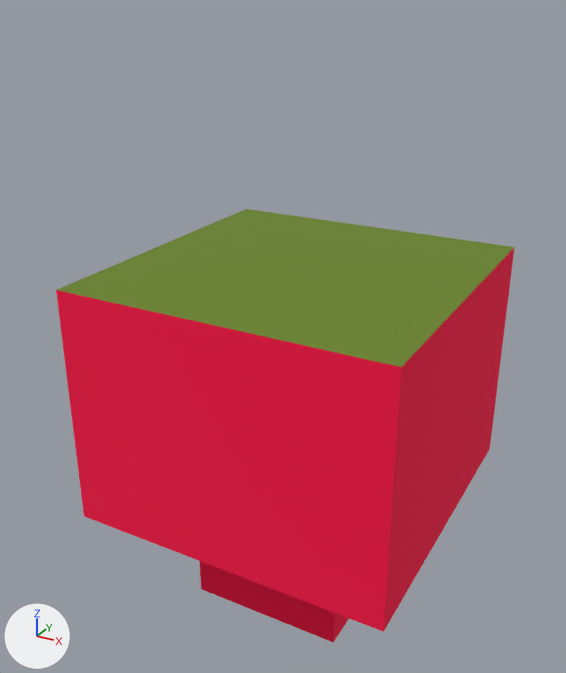
A saved change to the glTF model static/models/default/elements/tree_2.gltf.
Before and after are seen from a camera (50 mm lens) standing at (1.01, -1.97, 1.87) and looking at (-0.06, -0.02, 0.9). Lighting does not change. The marker at lower left points along +X, +Y and +Z. The older version comes first. Vertices at exactly the same position are counted once.

Script lines for the objects in view, before the commit:
```python
me_mesh_0 = bpy.data.meshes.new('Mesh_0')
me_mesh_0.from_pydata(...)  # a box spanning x -0.25..0.25, y -0.25..0.25, z 0.062..0.438
me_mesh_0.materials.append(mat_material_0)
me_mesh_1 = bpy.data.meshes.new('Mesh_1')
me_mesh_1.from_pydata(...)  # a box spanning x -0.5..0.5, y -0.5..0.5, z 1.125..1.875
me_mesh_1.materials.append(mat_material_0)
# before: 0 (0.5, -0.5, 1.875) at pixel (401, 367), 2 (0.5, 0.5, 1.875) at pixel (514, 247), 4 (-0.5, -0.5, 1.875) at pixel (56, 289), 5 (-0.5, 0.5, 1.875) at pixel (246, 208)
ob_mesh = bpy.data.objects.new('mesh', me_mesh_0)
ob_mesh.location = (0.0, 0.0, -0.062)
ob_mesh_001 = bpy.data.objects.new('mesh.001', me_mesh_1)
ob_mesh_001.location = (0.0, 0.0, -0.75)
```
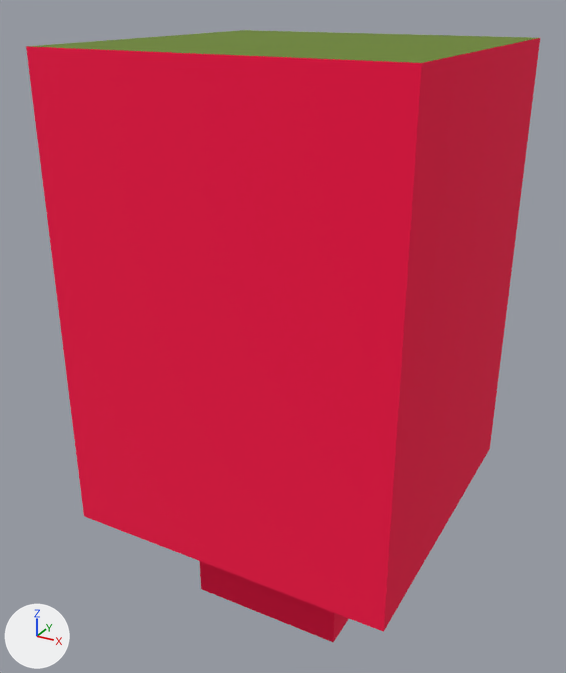
Where the newer file only moved an object's origin or applied its transform, the numbers keep the older frame.

Boxes [x1, y1, x2, y2] around the edits, measured in the pictures (566 x 673 px):
'mesh.001', reshaped (12% wider, 42% taller): before [56, 209, 515, 632]; after [26, 30, 540, 632]

What the commit changed:
me_mesh_1 is used by ob_mesh_001; location (0.0, 0.0, -0.75).
me_mesh_1 had 8 vertices, 12 faces and spanned x -0.5..0.5, y -0.5..0.5, z 1.125..1.875.
me_mesh_1 now has 8 vertices, 12 faces and spans x -0.5..0.5, y -0.5..0.5, z 1.125..2.5.
Part 1, on me_mesh_1:
Vertices 0, 2, 4, 5 of me_mesh_1 move by (0.0, 0.0, 0.625).
